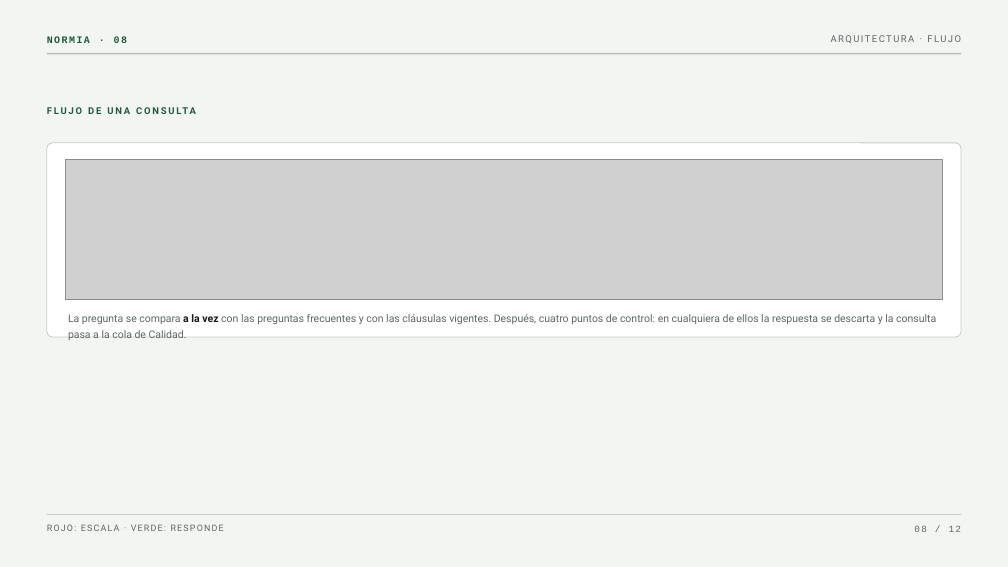
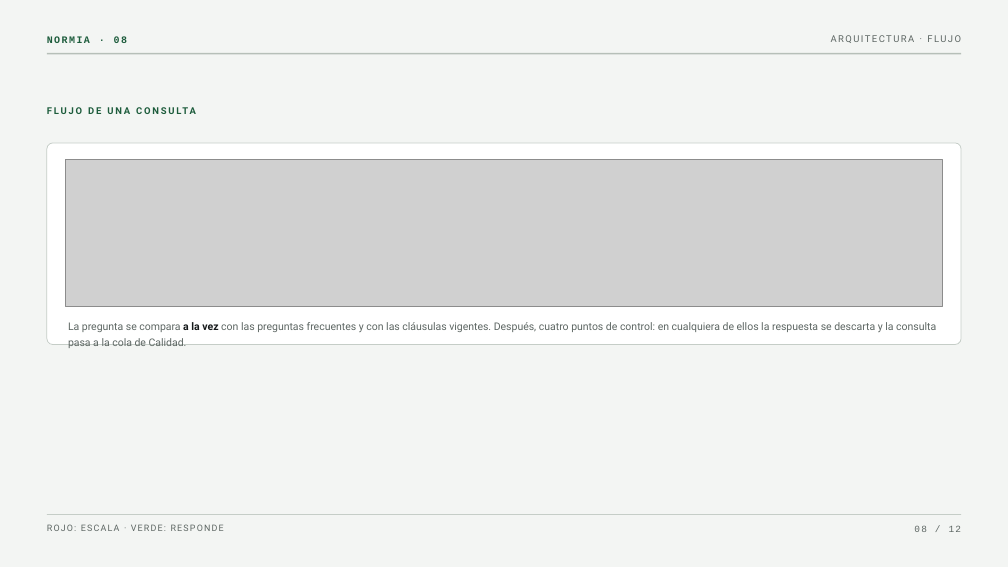
Before and after one commit to klauzirrazabal-max/normia-chatbot-iso, a slide deck: slide 8 of docs/NormIA.pptx. Drawn at 1008x567 pixels with LibreOffice and Linux fonts; fonts in the diff are those of the drawing; grey boxes stand for pictures. Boxes give left, top, right and bottom in pixels: in the first picture for what was removed or moved away, otherwise in the second. Text is boxed around its words. In the diff, an @@ line names an element or a change of style, - is before the commit and + after.

```diff
--- a/docs/NormIA.pptx
+++ b/docs/NormIA.pptx
@@ rounded rectangle: place and size @@
-rounded rectangle at bbox=[47, 143, 961, 337]
+rounded rectangle at bbox=[47, 143, 961, 345]
@@ picture: place and size @@
-picture at bbox=[66, 160, 942, 299]
+picture at bbox=[66, 160, 942, 307]
@@ text "La pregunta se compara a ...": place and size @@
-text "La pregunta se compara a ..." at bbox=[68, 314, 936, 340]
+text "La pregunta se compara a ..." at bbox=[68, 322, 936, 348]
```
Also in this commit, not shown: 1 other slide changed, 4 other files.
